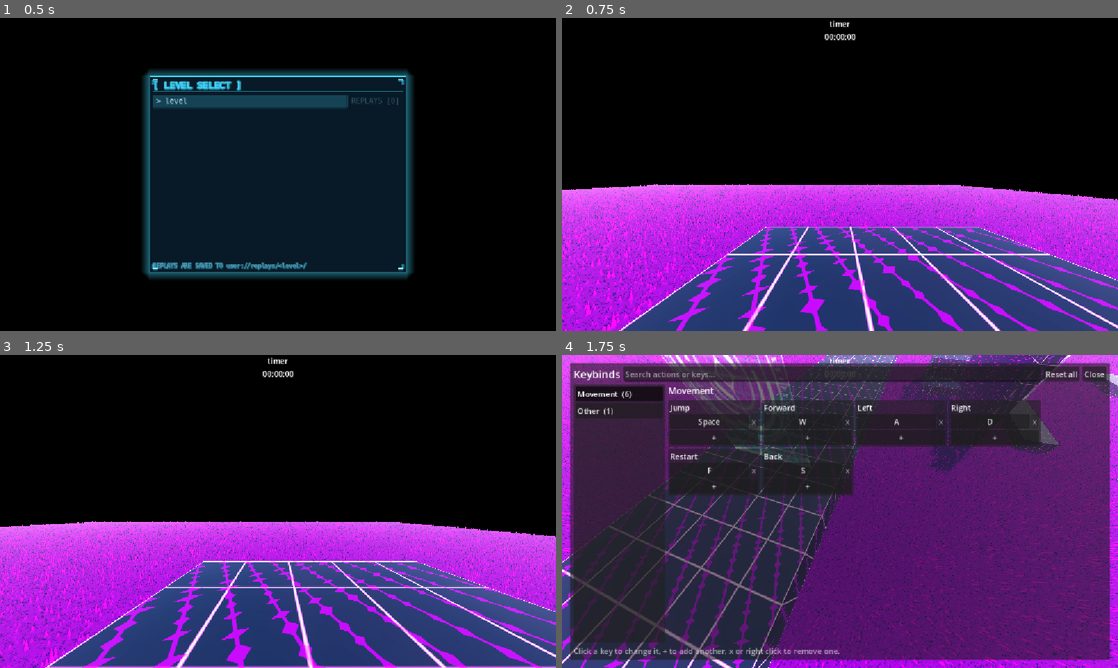
Above: before the commit, frames 1-4 (two rows, left to right).
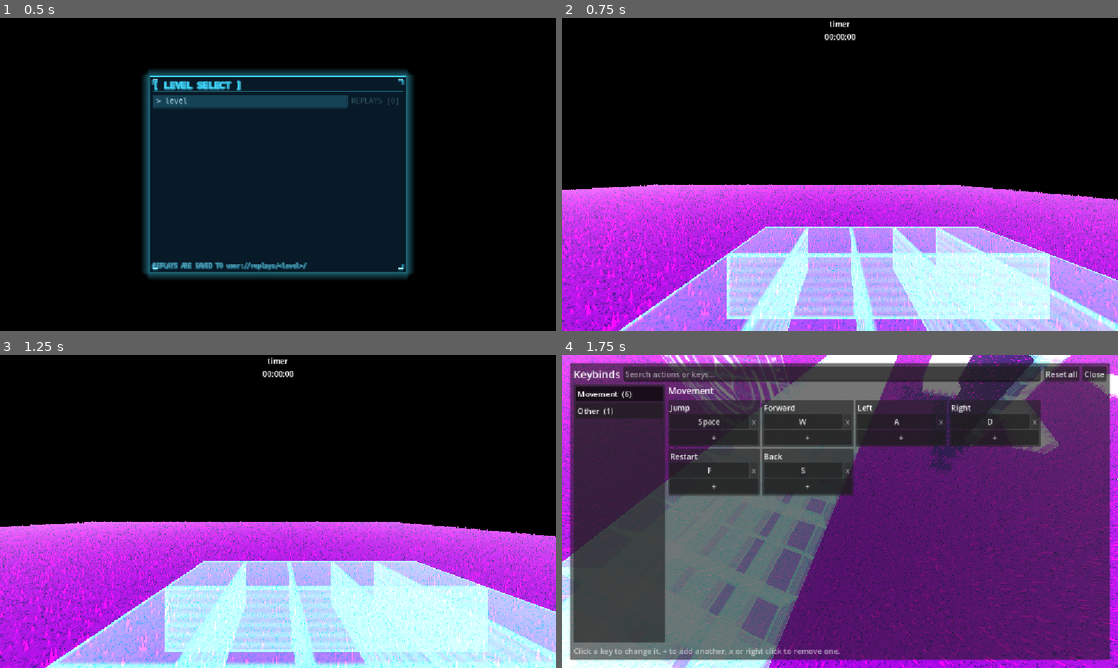
Above: after the commit, the same moments.

Repository: rsa17826/srtest
Game: Godot game, scene res://scenes/level-select/level-select.tscn
Two runs of this game, one before a commit and one after it. Both use one fixed random seed, a clock stepped at 60 frames per second and the inputs below.
Inputs (mouse positions are in pixels of both pictures, inside the frame that each line leads up to):
- Up to frame 1 (0.5 s): no input
- Up to frame 2 (0.75 s): click "> level" at 0.5 s
- Up to frame 3 (1.25 s): no input
- Up to frame 4 (1.75 s): tap Enter (ui_accept) at 1.25 s; move the mouse to (962, 495) at 1.27 s; hold D (right) from 1.28 s (still down); tap ` (show_keybinds) at 1.35 s; click (962, 495) at 1.42 s; tap Space (jump) at 1.52 s

Frame 1 is identical in both runs. In frame 2, 23% of the frame differs, in the area x 10-100%, y 66-100%; in frame 3, 24%; in frame 4, 27%, in the area x 0-100%, y 0-100%.

Commit message:
NO MESSAGE SET

Diff:
--- a/gridmap/basic/main.tscn
+++ b/gridmap/basic/main.tscn
@@ -1,27 +1,26 @@
 [gd_scene format=3 uid="uid://c8n2xw2oanobs"]
 
-[ext_resource type="Shader" uid="uid://cauwhkcmtwcy6" path="res://shaders/main.gdshader" id="2_xfwl5"]
+[ext_resource type="Shader" uid="uid://ce4t87cewkgr1" path="res://shaders/hologram.gdshader" id="1_n4wpx"]
 
 [sub_resource type="ShaderMaterial" id="ShaderMaterial_lh8ei"]
 render_priority = 0
-shader = ExtResource("2_xfwl5")
-shader_parameter/base_color = Color(0.08, 0.09, 0.14, 1)
-shader_parameter/line_color = Color(0.8740201, 0.39386892, 1, 1)
-shader_parameter/cell_size = 1.0
-shader_parameter/line_width = 0.03
-shader_parameter/emission_strength = 1.5
-shader_parameter/move_color = Color(0.21016797, 0.0030127924, 0.29356346, 1)
-shader_parameter/move_dir = Vector2(0.5, 1)
-shader_parameter/move_speed = 0.5
-shader_parameter/move_spacing = 0.5
-shader_parameter/move_width = 0.015
-shader_parameter/move_emission = 2.0
-shader_parameter/spike_size = 0.2
-shader_parameter/spike_height = 0.12
-shader_parameter/spike_width = 0.25
-shader_parameter/spike_speed = 1.0
-shader_parameter/spike_pulse = 0.5
-shader_parameter/spike_randomness = 0.5
+shader = ExtResource("1_n4wpx")
+shader_parameter/color = Color(4.2114408e-08, 0.1647889, 0.20526299, 1)
+shader_parameter/base_alpha = 0.29600001406
+shader_parameter/rim_power = 1.13600003021
+shader_parameter/rim_strength = 1.2
+shader_parameter/intensity = 2.3770001129075
+shader_parameter/half_size = 0.5
+shader_parameter/edge_width = 0.06
+shader_parameter/edge_strength = 2.6150001242125
+shader_parameter/scan_density = 40.0
+shader_parameter/scan_speed = 1.5
+shader_parameter/scan_strength = 0.35
+shader_parameter/sweep_speed = 0.25
+shader_parameter/sweep_period = 12.0
+shader_parameter/sweep_strength = 1.0
+shader_parameter/flicker = 0.12
+shader_parameter/glitch = 0.04
 
 [sub_resource type="BoxMesh" id="BoxMesh_x7okl"]
 material = SubResource("ShaderMaterial_lh8ei")
--- a/gridmap/mesh.tres
+++ b/gridmap/mesh.tres
@@ -1,6 +1,6 @@
 [gd_resource type="MeshLibrary" format=3 uid="uid://diobrekf3wpt1"]
 
-[ext_resource type="Shader" uid="uid://cauwhkcmtwcy6" path="res://shaders/main.gdshader" id="1_b5ih1"]
+[ext_resource type="Shader" uid="uid://ce4t87cewkgr1" path="res://shaders/hologram.gdshader" id="1_5c8e7"]
 [ext_resource type="Shader" uid="uid://bf28n0ll6cxyg" path="res://shaders/spiky.gdshader" id="2_88ns5"]
 [ext_resource type="Shader" uid="uid://bpnhxqtcofqqf" path="res://shaders/spiky-floor.gdshader" id="3_5c8e7"]
 [ext_resource type="Shader" uid="uid://bcotj215vij15" path="res://shaders/goal.gdshader" id="4_88ns5"]
@@ -8,24 +8,23 @@
 
 [sub_resource type="ShaderMaterial" id="ShaderMaterial_lh8ei"]
 render_priority = 0
-shader = ExtResource("1_b5ih1")
-shader_parameter/base_color = Color(0.08, 0.09, 0.14, 1)
-shader_parameter/line_color = Color(0.8740201, 0.39386892, 1, 1)
-shader_parameter/cell_size = 1.0
-shader_parameter/line_width = 0.03
-shader_parameter/emission_strength = 1.5
-shader_parameter/move_color = Color(0.21016797, 0.0030127924, 0.29356346, 1)
-shader_parameter/move_dir = Vector2(0.5, 1)
-shader_parameter/move_speed = 0.5
-shader_parameter/move_spacing = 0.5
-shader_parameter/move_width = 0.015
-shader_parameter/move_emission = 2.0
-shader_parameter/spike_size = 0.2
-shader_parameter/spike_height = 0.12
-shader_parameter/spike_width = 0.25
-shader_parameter/spike_speed = 1.0
-shader_parameter/spike_pulse = 0.5
-shader_parameter/spike_randomness = 0.5
+shader = ExtResource("1_5c8e7")
+shader_parameter/color = Color(4.2114408e-08, 0.1647889, 0.20526299, 1)
+shader_parameter/base_alpha = 0.29600001406
+shader_parameter/rim_power = 1.13600003021
+shader_parameter/rim_strength = 1.2
+shader_parameter/intensity = 2.3770001129075
+shader_parameter/half_size = 0.5
+shader_parameter/edge_width = 0.06
+shader_parameter/edge_strength = 2.6150001242125
+shader_parameter/scan_density = 40.0
+shader_parameter/scan_speed = 1.5
+shader_parameter/scan_strength = 0.35
+shader_parameter/sweep_speed = 0.25
+shader_parameter/sweep_period = 12.0
+shader_parameter/sweep_strength = 1.0
+shader_parameter/flicker = 0.12
+shader_parameter/glitch = 0.04
 
 [sub_resource type="BoxMesh" id="BoxMesh_5c8e7"]
 material = SubResource("ShaderMaterial_lh8ei")
--- /dev/null
+++ b/shaders/hologram.gdshader
@@ -0,0 +1,76 @@
+shader_type spatial;
+// Hologram block: additive, unshaded. Works on GridMap tiles (no instance uniforms used,
+// every effect is derived from world position so neighbouring blocks line up).
+render_mode unshaded, blend_add, cull_back, depth_draw_never, shadows_disabled;
+
+group_uniforms look;
+uniform vec4 color : source_color = vec4(0.25, 0.85, 1.0, 1.0);
+uniform float base_alpha : hint_range(0.0, 1.0) = 0.12;   // see-through body fill
+uniform float rim_power : hint_range(0.5, 8.0) = 2.5;     // fresnel tightness
+uniform float rim_strength : hint_range(0.0, 3.0) = 1.2;
+uniform float intensity : hint_range(0.0, 4.0) = 1.5;
+
+group_uniforms edges;
+uniform float half_size = 0.5;                            // half the block's size in mesh space
+uniform float edge_width : hint_range(0.01, 0.3) = 0.06;
+uniform float edge_strength : hint_range(0.0, 4.0) = 2.0;
+
+group_uniforms scanlines;
+uniform float scan_density = 40.0;                        // lines per world unit
+uniform float scan_speed = 1.5;
+uniform float scan_strength : hint_range(0.0, 1.0) = 0.35;
+uniform float sweep_speed = 0.25;                         // the bright band that travels upward
+uniform float sweep_period = 12.0;                        // world units between bands
+uniform float sweep_strength : hint_range(0.0, 3.0) = 1.0;
+
+group_uniforms instability;
+uniform float flicker : hint_range(0.0, 1.0) = 0.12;
+uniform float glitch : hint_range(0.0, 0.2) = 0.04;       // sideways tear when the band passes
+
+varying vec3 lpos;
+varying vec3 wpos;
+
+float hash(float n) {
+  return fract(sin(n * 127.1) * 43758.5453);
+}
+
+float band_at(float y) {
+  return fract(y / sweep_period - TIME * sweep_speed);
+}
+
+void vertex() {
+  lpos = VERTEX;
+  vec3 w = (MODEL_MATRIX * vec4(VERTEX, 1.0)).xyz;
+  wpos = w;
+  // tear: vertices inside the sweep band slide sideways in a hash-based direction
+  float b = band_at(w.y);
+  float in_band = smoothstep(0.0, 0.03, b) * (1.0 - smoothstep(0.03, 0.06, b));
+  float tick = floor(TIME * 12.0);
+  VERTEX.x += (hash(tick) - 0.5) * 2.0 * glitch * in_band;
+}
+
+void fragment() {
+  // fresnel rim
+  float fres = pow(1.0 - clamp(dot(normalize(NORMAL), normalize(VIEW)), 0.0, 1.0), rim_power);
+
+  // cube edges: bright where two faces' borders meet
+  vec3 n = smoothstep(half_size - edge_width, half_size, abs(lpos));
+  float edge = clamp(n.x * n.y + n.y * n.z + n.x * n.z, 0.0, 1.0);
+
+  // scanlines + travelling sweep band (world space)
+  float scan = 0.5 + 0.5 * sin(wpos.y * scan_density * 6.2831853 / 6.0 - TIME * scan_speed * 6.2831853);
+  scan = mix(1.0, scan, scan_strength);
+  float b = band_at(wpos.y);
+  float sweep = smoothstep(0.0, 0.02, b) * pow(1.0 - b, 6.0) * sweep_strength;
+
+  // flicker: fast low-amplitude noise plus an occasional brief dip
+  float tick = floor(TIME * 30.0);
+  float f = 1.0 - flicker * hash(tick);
+  f *= 1.0 - 0.5 * step(0.985, hash(floor(TIME * 6.0) + 7.0));
+
+  float glow = base_alpha + fres * rim_strength + edge * edge_strength + sweep;
+  glow *= scan * f * intensity;
+
+  ALBEDO = color.rgb * glow;
+  ALPHA = 1.0; // blend_add: brightness carries the effect
+}
Not shown, added: shaders/hologram.gdshader.uid
